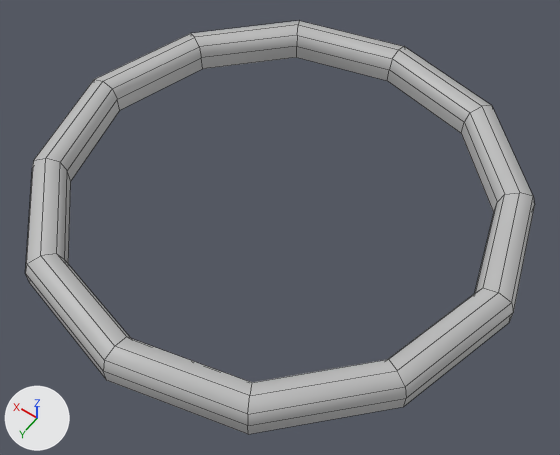
Two versions of the FBX model workers/unity/Assets/3D/Environment/HexMarkers/FBXSelectionMarker.fbx, one commit apart.
The view is the same before and after, from a camera (50 mm lens) standing at (-0.734, 1.022, 1.484) and looking at (-0.049, 0.063, -0.022). The lights are fixed; the arrows at lower left show +X, +Y and +Z. Mesh edges are drawn as thin lines. Where no turn or scale is listed for an object, it has been applied to the vertices.

The older version as bpy lines, for what is in view:
```python
me_mesh = bpy.data.meshes.new('Mesh')
me_mesh.from_pydata(...)  # 84 vertices, 72 faces; spans x -0.627..0.627, y -0.62..0.62, z 0.0..0.081
me_mesh.materials.append(mat_lambert1)  # grey #bcbcbc
ob_unitselectmarker = bpy.data.objects.new('UnitSelectMarker', me_mesh)
ob_unitselectmarker.location = (0.0, 0.0, 0.0)
```
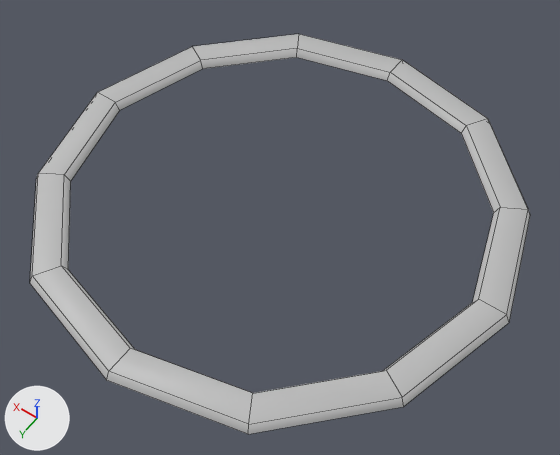
Commit message: Updated SelectionMarker Visuals

Location of each change, [x1, y1, x2, y2] in pixels of the pictures (560 x 455 px):
'UnitSelectMarker', reshaped
    before: [25, 21, 535, 434]
    after: [30, 34, 530, 434]
part 1 of me_mesh, cut back
    before: [25, 21, 535, 426]
    after: [32, 34, 528, 424]

Patch to the scene script:
```diff
--- a/workers/unity/Assets/3D/Environment/HexMarkers/FBXSelectionMarker.fbx.py
+++ b/workers/unity/Assets/3D/Environment/HexMarkers/FBXSelectionMarker.fbx.py
@@ me_mesh @@
 # used by ob_unitselectmarker; location = (0.0, 0.0, 0.0)
-me_mesh.from_pydata(...)  # 84 vertices, 72 faces; spans x -0.627..0.627, y -0.62..0.62, z 0.0..0.081
+me_mesh.from_pydata(...)  # 48 vertices, 36 faces; spans x -0.627..0.627, y -0.62..0.62, z 0.0..0.023
+# me_mesh part 1
+# 36 vertices are removed from x -0.615..0.615, y -0.609..0.609, z 0.071..0.081
+# 48 faces are deleted
+# 24 vertices move from x -0.627..0.627, y -0.62..0.62, z 0.041 to x -0.615..0.615, y -0.609..0.609, z 0.023
+# 12 new faces join them
 me_mesh.materials.append(mat_lambert1)
```
